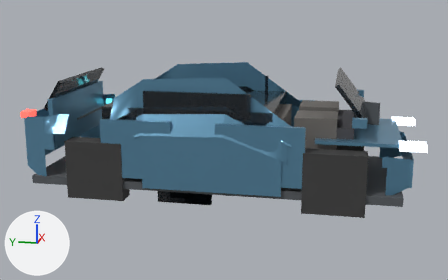
What one commit did to the glTF model assets/models/fallback.glb.
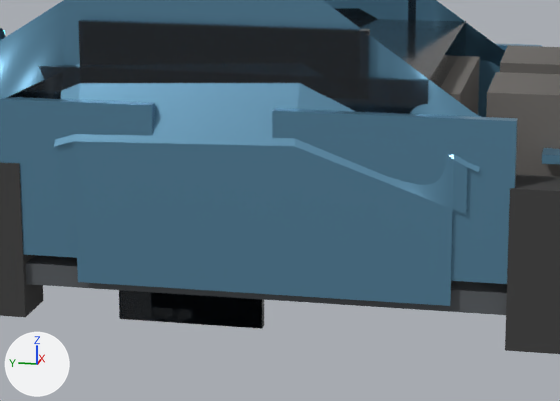
There are two pictures of each version: one whole from a 50 mm lens placed at (-7.84, -1.59, 2.57), pointed at (-0.01, -0.03, 0.61), one close up on the part from 25% to 72% of the width and 30% to 83% of the height. Lighting does not change. The marker at lower left points along +X, +Y and +Z. The older version's two pictures come first. Where no turn or scale is listed for an object, it has been applied to the vertices.

Objects in the first close-up: 'body_mesh', 'cab_mesh', 'door_fr_mesh', 'door_rr_mesh', 'seat_r', 'seat_rear', 'tire_fr', 'tire_rr', 'trim_mesh', 'window_fixed_r', 'window_fl_mesh', 'window_fr_mesh', 'window_rl_mesh' and 4 more.
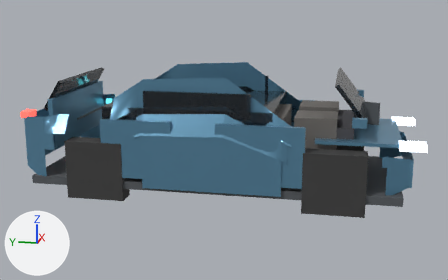
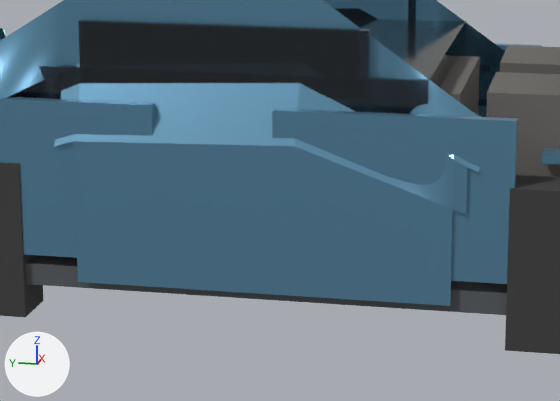
The change, as a list of edits to the scene's bpy script:
```text
Change ob_window_fl_mesh:
    ob_window_fl_mesh.location: (-0.01, 0.525, -0.16) -> (0.89, -0.625, 0.84)
Change ob_window_fr_mesh:
    ob_window_fr_mesh.location: (0.01, 0.525, -0.16) -> (-0.89, -0.625, 0.84)
Change ob_window_rl_mesh:
    ob_window_rl_mesh.location: (-0.01, 0.44, -0.16) -> (0.89, 0.88, 0.84)
Change ob_window_rr_mesh:
    ob_window_rr_mesh.location: (0.01, 0.44, -0.16) -> (-0.89, 0.88, 0.84)
```

Pixel boxes [x1, y1, x2, y2] of what changed, in the close-ups (560 x 401 px):
'window_fl_mesh', moved (mostly hidden afterwards)
    before: [119, 290, 264, 329]
    after: [478, 61, 500, 106]
'window_rl_mesh', moved (not visible afterwards)
    before: [151, 292, 264, 329]
